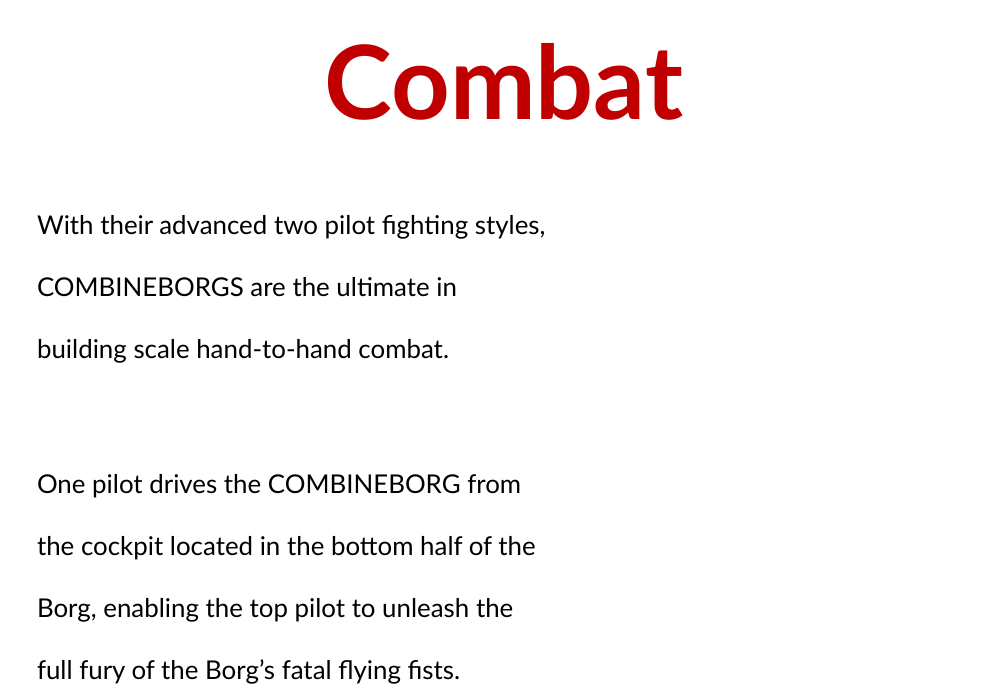
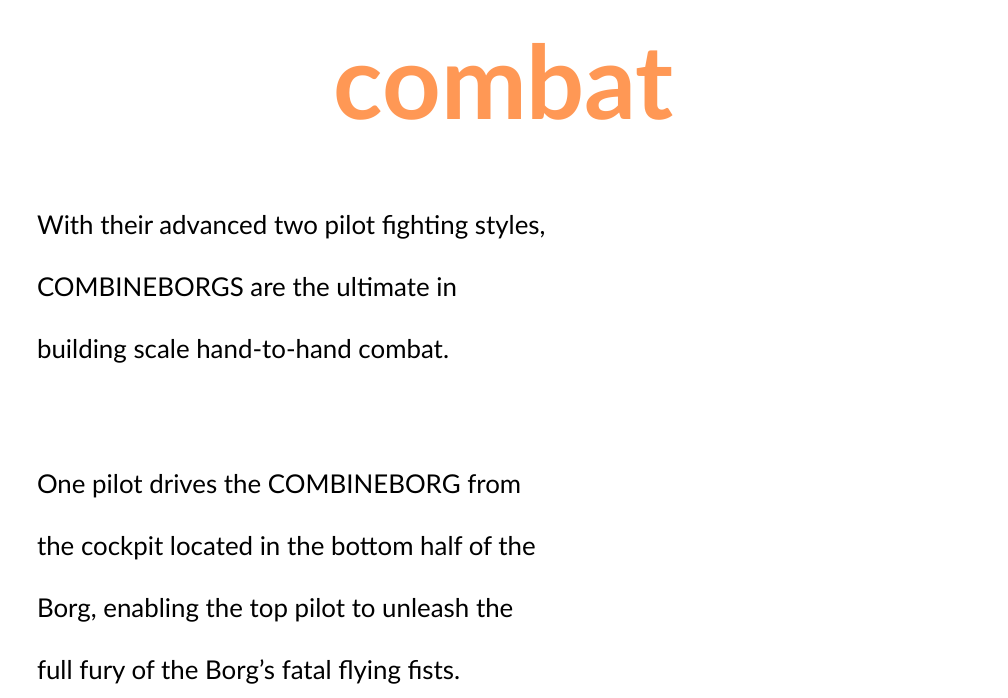
Before and after one commit to yaohongchunnz/PixelJam2014, a slide deck: slide 4 of Instructions.pptx. Drawn at 1008x698 pixels with LibreOffice and Linux fonts; fonts in the diff are those of the drawing. Boxes give left, top, right and bottom in pixels: in the first picture for what was removed or moved away, otherwise in the second. Text is boxed around its words. In the diff, an @@ line names an element or a change of style, - is before the commit and + after.

```diff
--- a/Instructions.pptx
+++ b/Instructions.pptx
@@ text at (334,43,674,120): text changed; text colour #C00000 to gradient #9D4700 to #FF9856 to #FFF5F1 @@
-Combat
+combat
```
Also in this commit, not shown: 8 other slides changed, 1 slide added, 1 slide removed.
